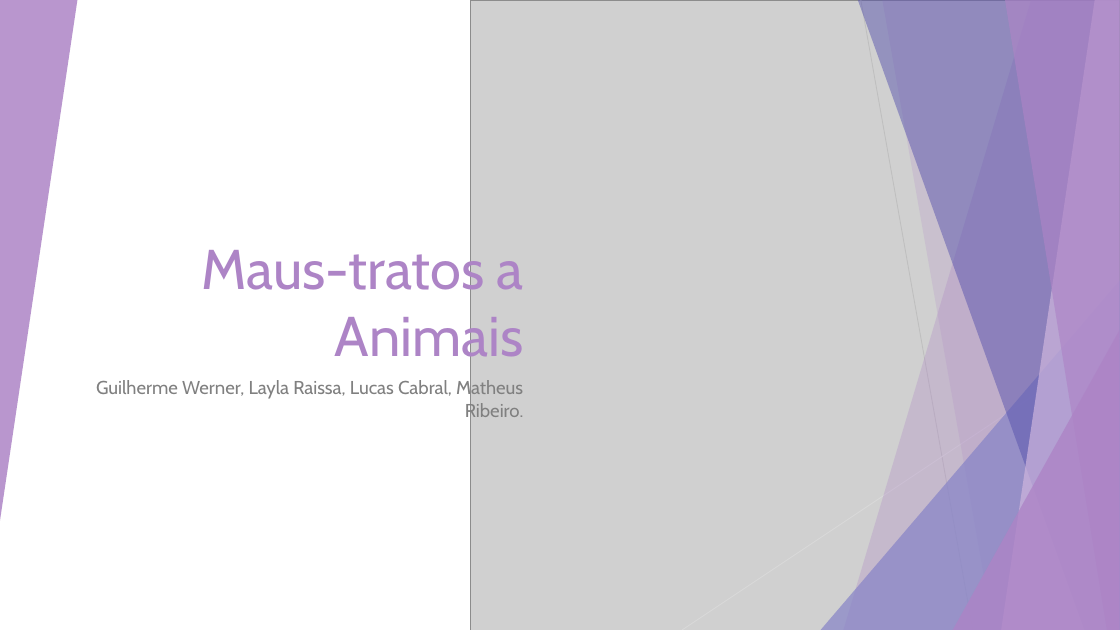
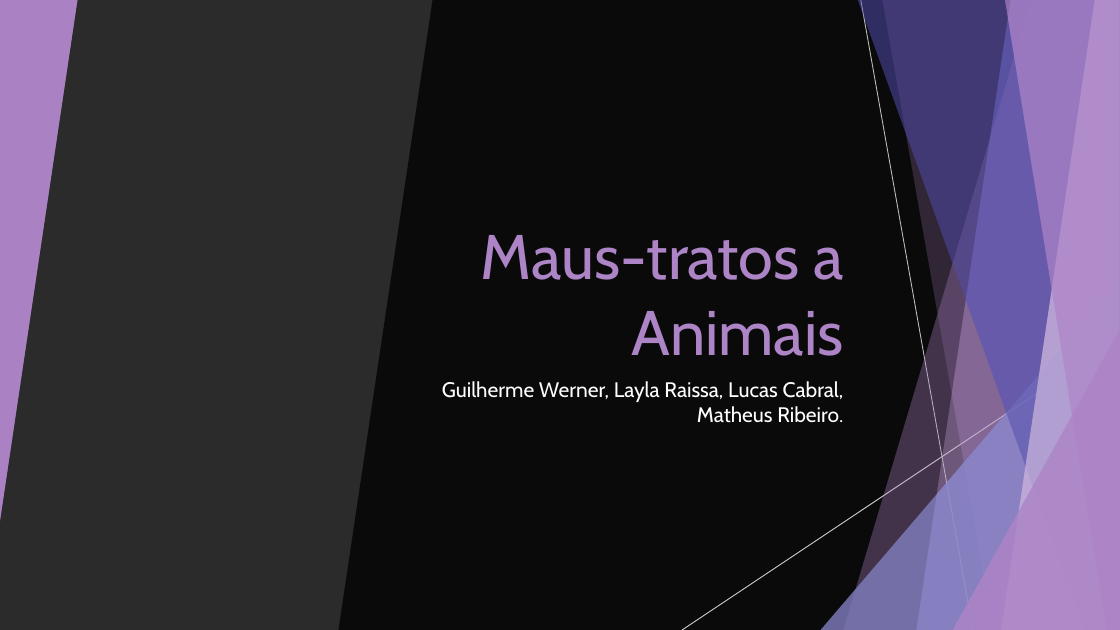
Before and after one commit to guilhermewerner/ti2, a slide deck: slide 1 of Documentation/Sprint-2.pptx. Drawn at 1120x630 pixels with LibreOffice and Linux fonts; fonts in the diff are those of the drawing; grey boxes stand for pictures; background and template pictures are left out; a plain dark background stands for a picture behind light text. Boxes give left, top, right and bottom in pixels: in the first picture for what was removed or moved away, otherwise in the second. Text is boxed around its words. In the diff, an @@ line names an element or a change of style, - is before the commit and + after.

```diff
--- a/Documentation/Sprint-2.pptx
+++ b/Documentation/Sprint-2.pptx
@@ background #FFFFFF to picture (left out) @@
@@ triangle added at box(0, 0, 77, 521), fill #AD84C6 at 85% opacity @@
@@ parallelogram added at box(339, 0, 1011, 630), fill #000000 at 75% opacity @@
@@ picture removed at box(471, 0, 1120, 630) @@
@@ title "Maus-tratos a Animais": place and size @@
-title "Maus-tratos a Animais" at box(201, 241, 524, 368)
+title "Maus-tratos a Animais" at box(480, 235, 843, 356)
@@ title "Maus-tratos a Animais" at box(480, 235, 843, 356): size 48 to 54 pt @@
@@ subtitle "Guilherme Werner, Layla Raissa, Lucas ...": place and size @@
-subtitle "Guilherme Werner, Layla Raissa, Lucas ..." at box(96, 379, 524, 422)
+subtitle "Guilherme Werner, Layla Raissa, Lucas ..." at box(442, 381, 844, 423)
@@ subtitle "Guilherme Werner, Layla Raissa, Lucas ..." at box(442, 381, 844, 423): size 16 to 18 pt, text colour #808080 to #FFFFFF @@
```
Also in this commit, not shown: 2 other slides changed, 7 slides added.
